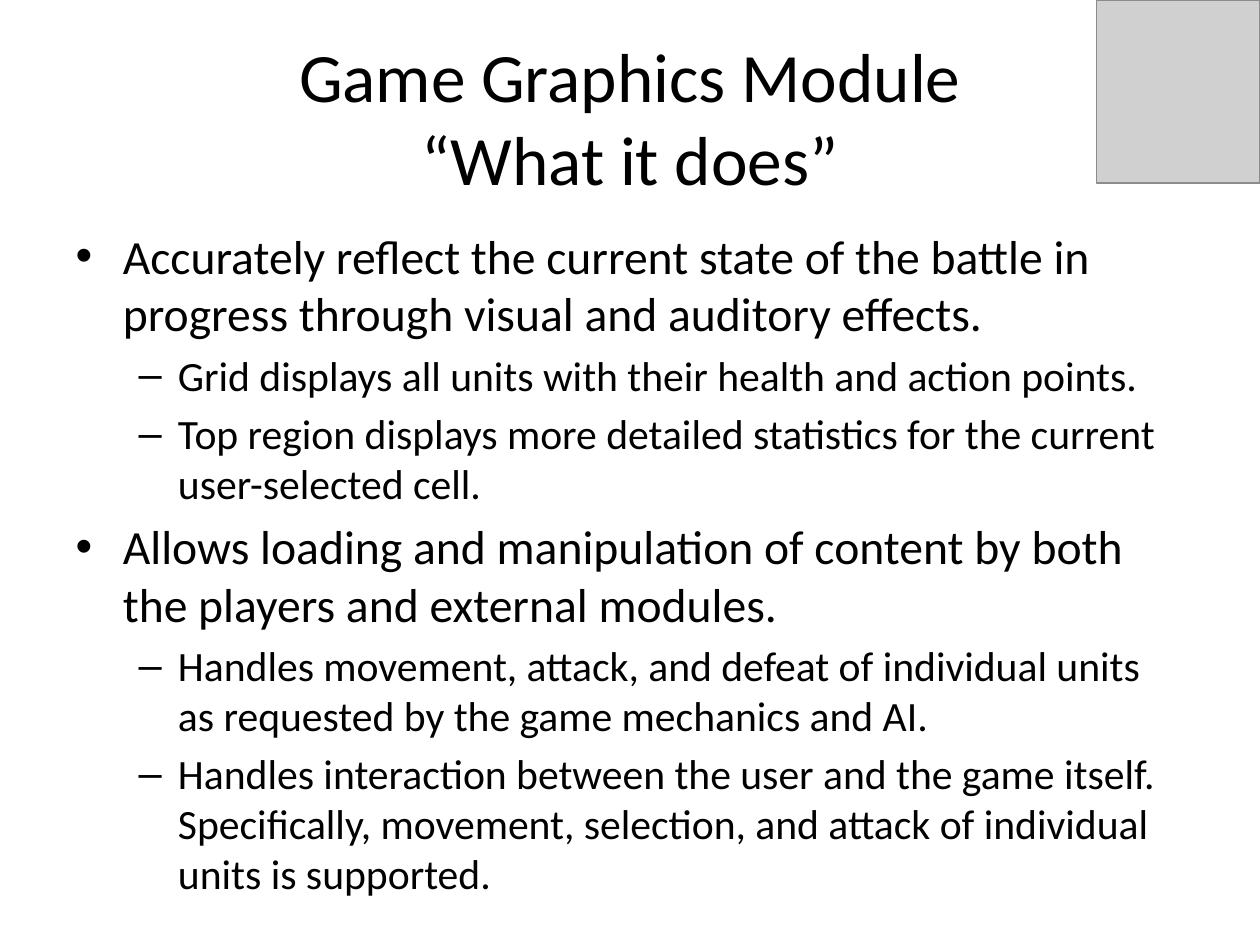
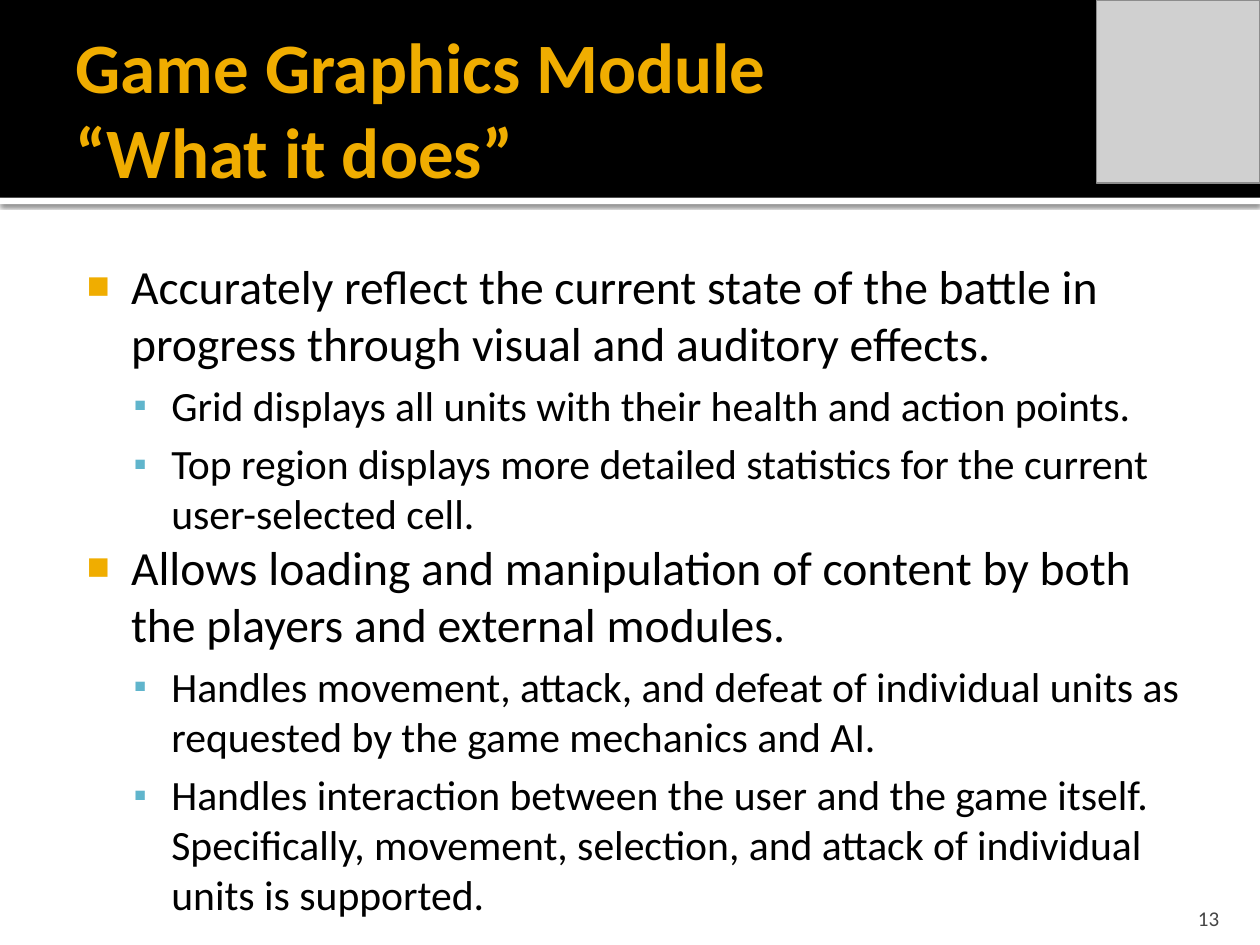
Before and after one commit to idxExtropy/duel-reality, a slide deck: slide 13 of Docs/DUEL REALITY .pptx (slide 7 before the commit). Drawn at 1260x945 pixels with LibreOffice and Linux fonts; fonts in the diff are those of the drawing; grey boxes stand for pictures. Boxes give left, top, right and bottom in pixels: in the first picture for what was removed or moved away, otherwise in the second. Text is boxed around its words. In the diff, an @@ line names an element or a change of style, - is before the commit and + after.

Commit message:
Cool Theme!!!! plus did overview / Game Mech

```diff
--- a/Docs/DUEL REALITY .pptx
+++ b/Docs/DUEL REALITY .pptx
@@ rectangle added at [0,0,1260,198], fill #000000 @@
@@ title "Game Graphics Module “What it ...": place and size @@
-title "Game Graphics Module “What it ..." at [299,54,961,186]
+title "Game Graphics Module “What it ..." at [76,43,765,179]
@@ title "Game Graphics Module “What it ..." at [76,43,765,179]: size 39.6 to 40.5 pt, text colour #000000 to #F0AD00, bold on; alignment centre to left @@
@@ rectangle added at [0,198,1260,204], fill #FFFFFF @@
@@ text "Accurately reflect the current state ...": place and size @@
-text "Accurately reflect the current state ..." at [123,241,1155,846]
+text "Accurately reflect the current state ..." at [131,271,1179,867]
@@ text "Accurately reflect the current state ..." at [131,271,1179,867]: bullet • to ■; less space between paragraphs; bullet – to ▪ @@
@@ page number added at [1198,912,1219,926], 12 pt, text #454545 @@
+13
```
Also in this commit, not shown: 22 other slides changed, 15 slides added, 4 slides removed.
